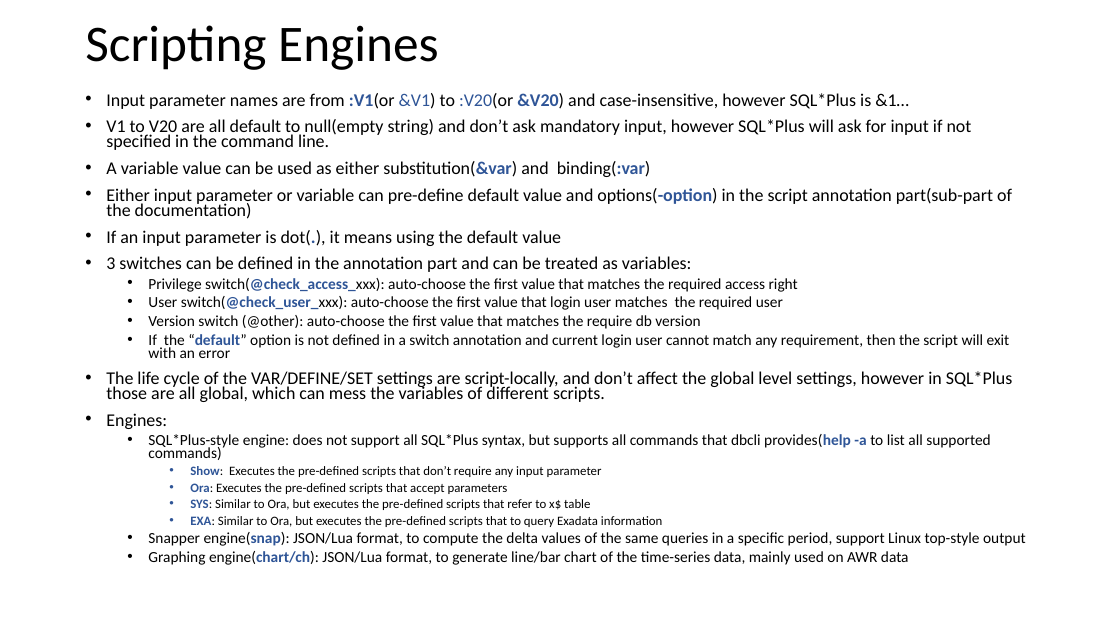
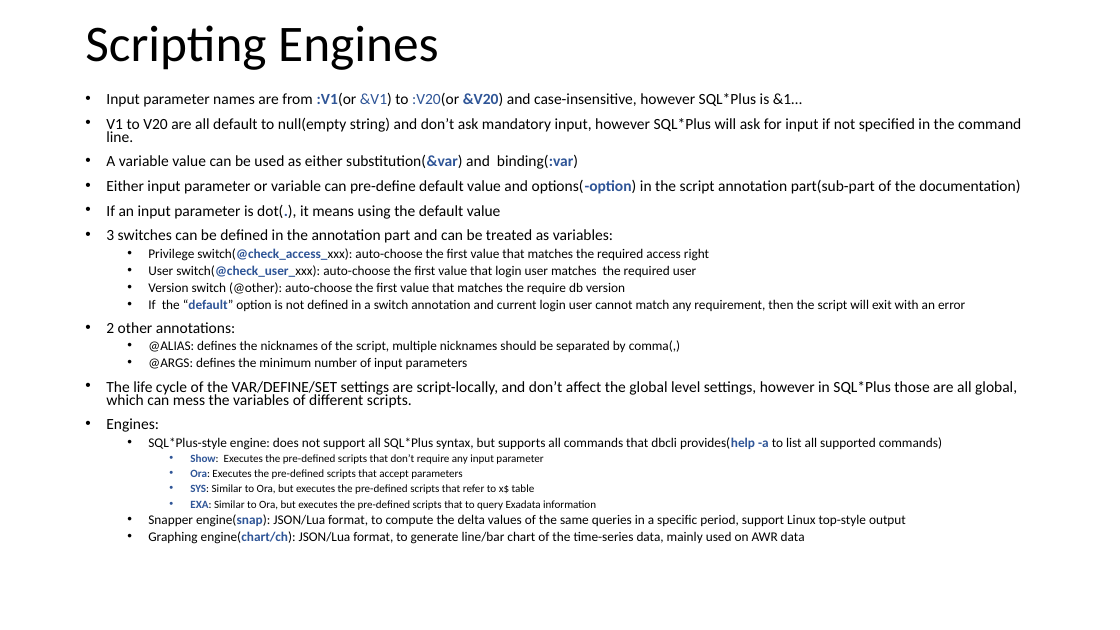
Before and after one commit to hyee/dbcli, a slide deck: slide 40 of docs/dbcli.pptx. Drawn at 1120x630 pixels with LibreOffice and Linux fonts; fonts in the diff are those of the drawing. Boxes give left, top, right and bottom in pixels: in the first picture for what was removed or moved away, otherwise in the second. Text is boxed around its words. In the diff, an @@ line names an element or a change of style, - is before the commit and + after.

Commit message:
support annotation '@ARGS' in the scripting engine to limit the minimum number of input parameter

```diff
--- a/docs/dbcli.pptx
+++ b/docs/dbcli.pptx
@@ text at (x1=106, y1=93, x2=1021, y2=544): size 15.4 to 13.3 pt in "Input parameter names are from :V1(or &V1) ...", "V1 to V20 are all default to ...", "A variable value can be used as ...", "Either input parameter or variable can pre-define ..." and 4 more places; size 13.2 to 11.4 pt in "Privilege switch(@check_access_xxx): auto-choose the first v ...", "User switch(@check_user_xxx): auto-choose the first value th ...", "Version switch (@other): auto-choose the first value ...", "If the “default” option is not defined ..." and 3 more places; size 11 to 9.5 pt in "Show: Executes the pre-defined scripts that don’t ...", "Ora: Executes the pre-defined scripts that accept ...", "SYS: Similar to Ora, but executes the ...", "EXA: Similar to Ora, but executes the ..." @@
@@ text at (x1=106, y1=322, x2=680, y2=369): paragraphs added @@
+• 2 other annotations:
+  • @ALIAS: defines the nicknames of the script, multiple nicknames should be separated by comma(,)
+  • @ARGS: defines the minimum number of input parameters
```
Also in this commit, not shown: 4 other files.
